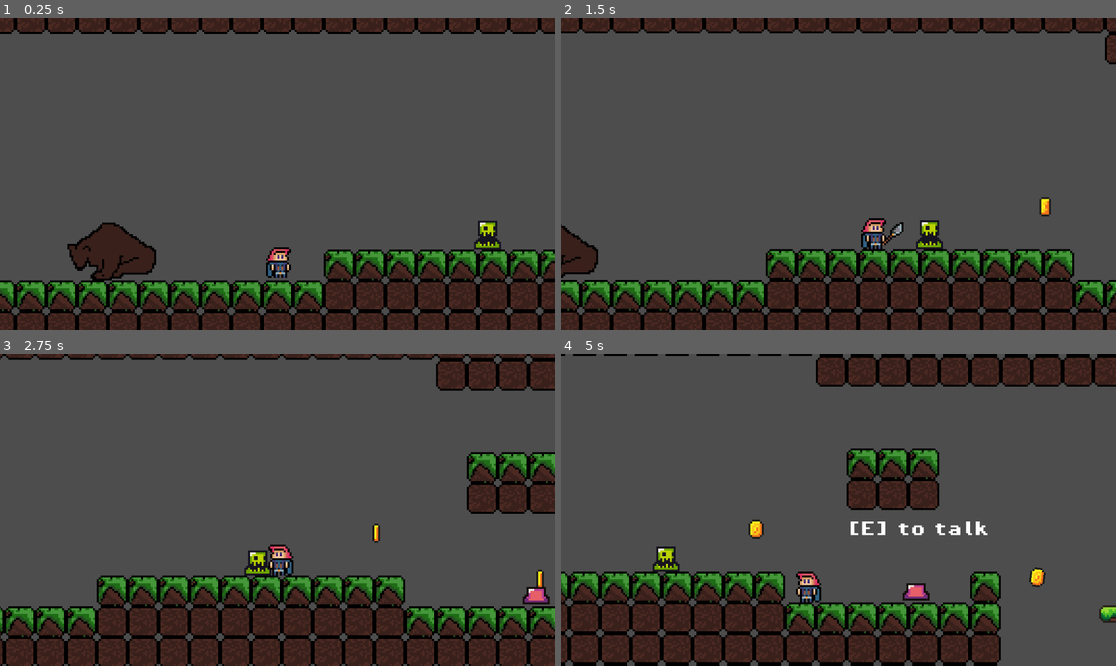
Above: before the commit, frames 1-4 (two rows, left to right).
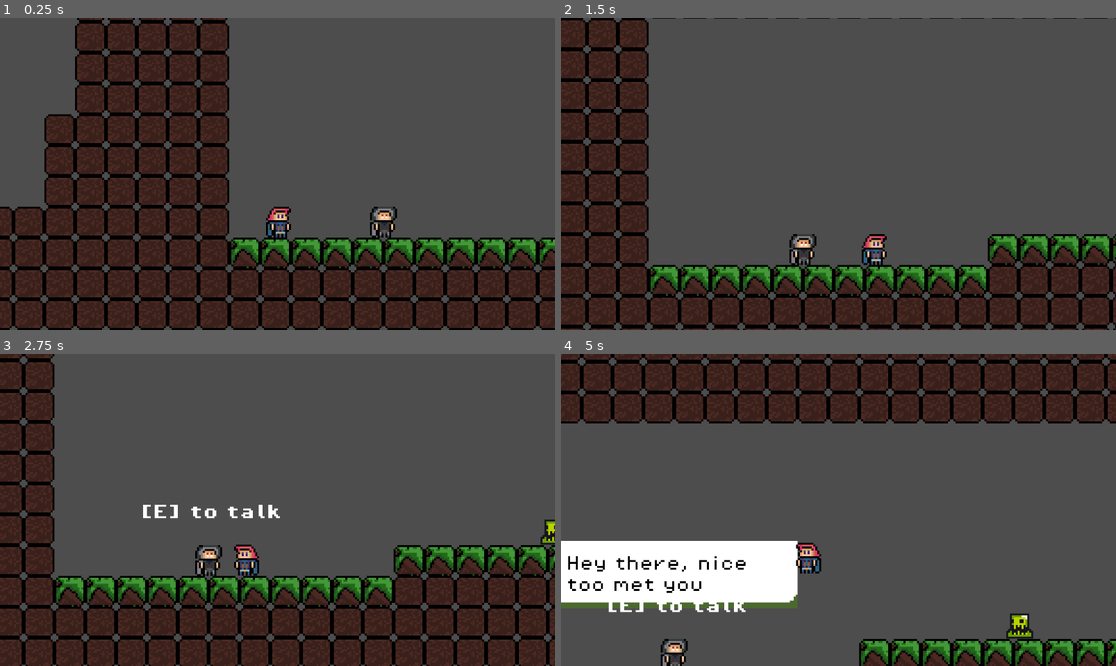
Above: after the commit, the same moments.

Repository: eoBattisti/agnosia
Game: Godot game, scene res://scenes/game.tscn
Two runs of this game, one before a commit and one after it. Both use one fixed random seed, a clock stepped at 60 frames per second and the inputs below.
Inputs (mouse positions are in pixels of both pictures, inside the frame that each line leads up to):
- Up to frame 1 (0.25 s): no input
- Up to frame 2 (1.5 s): tap Enter (advance_dialog) at 0.5 s; move the mouse to (960, 158) at 0.52 s; hold Enter (advance_dialog) 0.53-1.28 s; hold D (move_right) from 0.53 s (still down); tap Space (jump) at 0.77 s; move the mouse to (727, 189) at 1.27 s; click (727, 189) at 1.35 s
- Up to frame 3 (2.75 s): tap Space (jump) at 1.52 s; move the mouse to (333, 441) at 2.02 s; release D (move_right) at 2.03 s; hold A (move_left) from 2.03 s (still down); tap J (dash) at 2.1 s
- Up to frame 4 (5 s): move the mouse to (810, 572) at 2.77 s; release A (move_left) at 2.78 s; hold D (move_right) 2.78-4.28 s; tap E (interact) at 2.85 s; tap Space (jump) at 3.02, 3.77, 4.52 s; move the mouse to (1005, 556) at 3.52 s; hold Enter (advance_dialog) 3.53-4.28 s; move the mouse to (672, 463) at 4.27 s; hold A (move_left) from 4.28 s (still down); click (672, 463) at 4.35 s

The runs differ from the first frame. In frame 1, 44% of the frame differs, in the area x 0-100%, y 0-100%; in frame 2, 34%; in frame 3, 34%; in frame 4, 49%.

Commit message:
feat: add dialog manager to load a json file

Diff:
--- /dev/null
+++ b/assets/files/dialogs.json
@@ -0,0 +1,14 @@
+{
+  "version": 0,
+  "0": {
+    "en": [
+      "Hey there, nice too met you",
+      "Before you discover our history...",
+      "Let's see if you are capable",
+      "Follow the along the path.",
+      "You may or may not wanna defeat the enemys."
+    ],
+    "pt": [
+    ]
+  }
+}
--- a/scenes/game.tscn
+++ b/scenes/game.tscn
@@ -156,7 +156,7 @@
 layer_1/tile_data = PackedInt32Array(196610, 0, 0, 196611, 0, 0, 196612, 0, 0, 196613, 0, 0, 196614, 0, 0, 196615, 0, 0 …(22594 unchanged characters)…
 
 [node name="Player" parent="." instance=ExtResource("1_mfs54")]
-position = Vector2(7, 186)
+position = Vector2(-120, 220)
 
 [node name="Camera2D" type="Camera2D" parent="Player"]
 position = Vector2(0, -33)
@@ -200,7 +200,7 @@
 position = Vector2(115, 192)
 
 [node name="Npc" parent="." instance=ExtResource("8_yqhpb")]
-position = Vector2(259, 207)
+position = Vector2(-65, 212)
 
 [node name="Bear" parent="." instance=ExtResource("9_51buc")]
-position = Vector2(-88, 219)
+position = Vector2(497, 60)
--- a/scenes/interection/interaction_manager.tscn
+++ b/scenes/interection/interaction_manager.tscn
@@ -17,6 +17,5 @@
 grow_horizontal = 2
 theme_override_fonts/font = ExtResource("1_lf813")
 theme_override_font_sizes/font_size = 8
-text = "[E] TO INTERACT"
 horizontal_alignment = 1
 vertical_alignment = 1
--- a/scenes/npc.tscn
+++ b/scenes/npc.tscn
@@ -1,39 +1,18 @@
-[gd_scene load_steps=10 format=3 uid="uid://cqo1oacb460bo"]
+[gd_scene load_steps=7 format=3 uid="uid://cqo1oacb460bo"]
 
 [ext_resource type="Script" path="res://scripts/npc.gd" id="1_55xvh"]
-[ext_resource type="Texture2D" uid="uid://dnnfm705mlnq5" path="res://assets/sprites/slime_purple.png" id="1_j01mp"]
+[ext_resource type="Texture2D" uid="uid://yu8uu01vbd3b" path="res://assets/sprites/characters.png" id="2_8qak6"]
 [ext_resource type="PackedScene" uid="uid://brcseoexl33vc" path="res://scenes/interection/interaction_area.tscn" id="2_sm0qa"]
 
-[sub_resource type="AtlasTexture" id="AtlasTexture_qkimg"]
-atlas = ExtResource("1_j01mp")
-region = Rect2(0, 0, 24, 24)
-
-[sub_resource type="AtlasTexture" id="AtlasTexture_qrknq"]
-atlas = ExtResource("1_j01mp")
-region = Rect2(24, 0, 24, 24)
-
-[sub_resource type="AtlasTexture" id="AtlasTexture_t8xv0"]
-atlas = ExtResource("1_j01mp")
-region = Rect2(48, 0, 24, 24)
-
-[sub_resource type="AtlasTexture" id="AtlasTexture_e26ni"]
-atlas = ExtResource("1_j01mp")
-region = Rect2(72, 0, 24, 24)
+[sub_resource type="AtlasTexture" id="AtlasTexture_j51kk"]
+atlas = ExtResource("2_8qak6")
+region = Rect2(48, 0, 16, 16)
 
 [sub_resource type="SpriteFrames" id="SpriteFrames_opjyy"]
 animations = [{
 "frames": [{
 "duration": 1.0,
-"texture": SubResource("AtlasTexture_qkimg")
-}, {
-"duration": 1.0,
-"texture": SubResource("AtlasTexture_qrknq")
-}, {
-"duration": 1.0,
-"texture": SubResource("AtlasTexture_t8xv0")
-}, {
-"duration": 1.0,
-"texture": SubResource("AtlasTexture_e26ni")
+"texture": SubResource("AtlasTexture_j51kk")
 }],
 "loop": true,
 "name": &"default",
--- a/scenes/slime.tscn
+++ b/scenes/slime.tscn
@@ -83,7 +83,6 @@
 collision_mask = 2
 
 [node name="HitboxComponent" parent="." node_paths=PackedStringArray("health_component") instance=ExtResource("4_klr71")]
-visible = false
 collision_mask = 2
 health_component = NodePath("../HealthComponent")
 
--- a/scripts/dialog_manager.gd
+++ b/scripts/dialog_manager.gd
@@ -2,7 +2,7 @@
 
 @onready var text_box_scene = preload("res://scenes/text_box/text_box.tscn")
 
-var dialog_lines: Array[String] = []
+var dialog_lines: Array = []
 var current_line_index = 0
 
 var text_box
@@ -13,7 +13,7 @@
 
 signal dialog_finished()
 
-func start_dialog(position: Vector2, lines: Array[String]):
+func start_dialog(position: Vector2, lines: Array):
 
 	if is_dialog_active:
 		return
--- a/scripts/game_manager.gd
+++ b/scripts/game_manager.gd
@@ -1,7 +1,31 @@
 extends Node
+class_name GameManager
+
+enum LocalizationEnum {
+	en,
+	pt,
+}
+
+@export var language_choice: LocalizationEnum
 
 var score = 0
+var dialog_file: Dictionary
+var language: String
+
+
+func _ready():
+	dialog_file = load_dialogs_file()
+	language = LocalizationEnum.keys()[language_choice]
+
 
 func add_point():
 	score += 1
 	print(score)
+
+func load_dialogs_file() -> Dictionary:
+	var file = FileAccess.open("res://assets/files/dialogs.json", FileAccess.READ)
+	var content_text = file.get_as_text()
+	return JSON.parse_string(content_text)
+
+func get_npcs_dialog_lines(npc: String) -> Array:
+	return dialog_file.get(npc).get(language)
--- a/scripts/npc.gd
+++ b/scripts/npc.gd
@@ -1,13 +1,21 @@
 extends Node2D
+class_name Npc
+
+enum NpcEnum {
+	Sold_a,
+	Sold_b
+}
 
 @onready var interaction_area = $InteractionArea
 @onready var animated_sprite = $AnimatedSprite2D
+@onready var game_manager: GameManager = %GameManager
 
-const lines: Array[String] = [
-	"Hey there",
-]
+@export var npc_name: NpcEnum
+
+var lines: Array
 
 func _ready():
+	lines = game_manager.get_npcs_dialog_lines(str(NpcEnum.Sold_a))
 	interaction_area.interact = Callable(self, "_on_interact")
 
 
--- a/scripts/text_box.gd
+++ b/scripts/text_box.gd
@@ -3,7 +3,7 @@
 @onready var label = $MarginContainer/Label
 @onready var timer = $LetterDisplayTimer
 
-const MAX_WIDTH = 256
+const MAX_WIDTH = 128
 
 var text = ""
 var letter_index = 0
